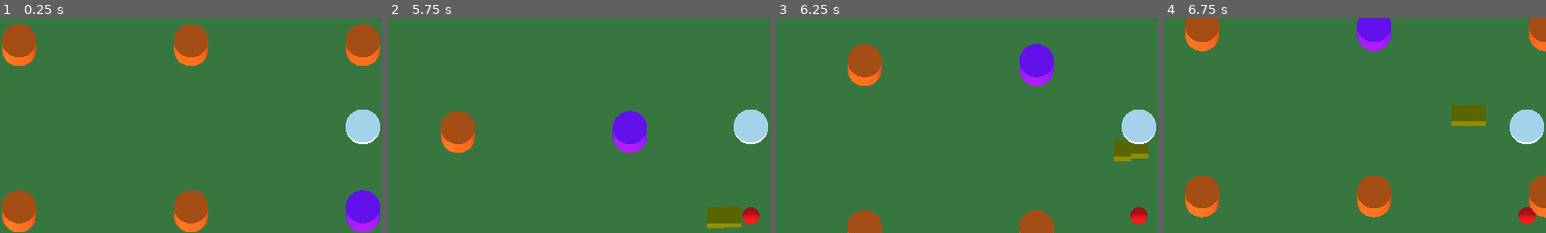
Above: before the commit, frames 1-4 (left to right).
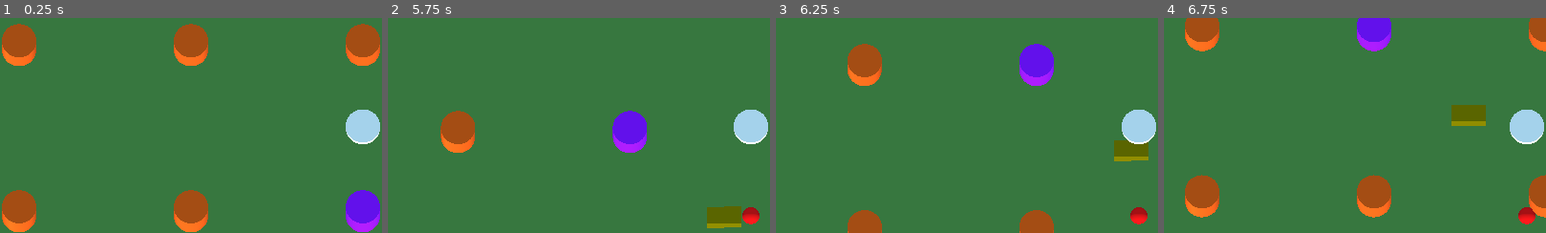
Above: after the commit, the same moments.

Repository: elpollomaniaco/ufo
Game: Godot game, scene res://Level/Level.tscn
Same seed, same stepped clock (60 frames per second), same inputs: the game is played once before the commit and once after it.
Inputs:
- Up to frame 1 (0.25 s): no input
- Up to frame 2 (5.75 s): tap Enter at 0.5 s; hold D (player_move_right) 0.53-1.28 s; tap Space (player_tractor_beam) every 0.75 s from 0.6 to 5.1 s; hold S (player_move_down) 1.28-2.03 s; hold D (player_move_right) 2.03-2.78 s; hold W (player_move_up) 2.78-3.53 s; hold A (player_move_left) 3.53-5.03 s; hold S (player_move_down) from 5.03 s (still down)
- Up to frame 3 (6.25 s): release S (player_move_down) at 5.78 s; hold D (player_move_right) from 5.78 s (still down); tap Space (player_tractor_beam) at 5.85 s
- Up to frame 4 (6.75 s): release D (player_move_right) at 6.53 s; hold W (player_move_up) from 6.53 s (still down); tap Space (player_tractor_beam) at 6.6 s
The pictures show only the part of the screen within x 2-52%, y 4-54%; the shares and areas given below are measured in that part.

Frames 1-2 are identical in both runs. In frame 3, 0.1% of the frame differs, in the area x 93-98%, y 63-67%; in frame 4, nothing differs.

Commit message:
Set physics process to truly activate and deactivate tractor beam.

Diff:
--- a/Player/Player.gd
+++ b/Player/Player.gd
@@ -7,7 +7,7 @@
 
 
 func _ready():
-	$TractorBeam.hide()
+	_deactivate_tractor_beam()
 
 
 func _physics_process(delta):
@@ -43,10 +43,12 @@
 
 func _activate_tractor_beam():
 	$TractorBeam.show()
+	$TractorBeam.set_physics_process(true)
 
 
 func _deactivate_tractor_beam():
 	$TractorBeam.hide()
+	$TractorBeam.set_physics_process(false)
 
 
 func _toggle_tractor_beam():
